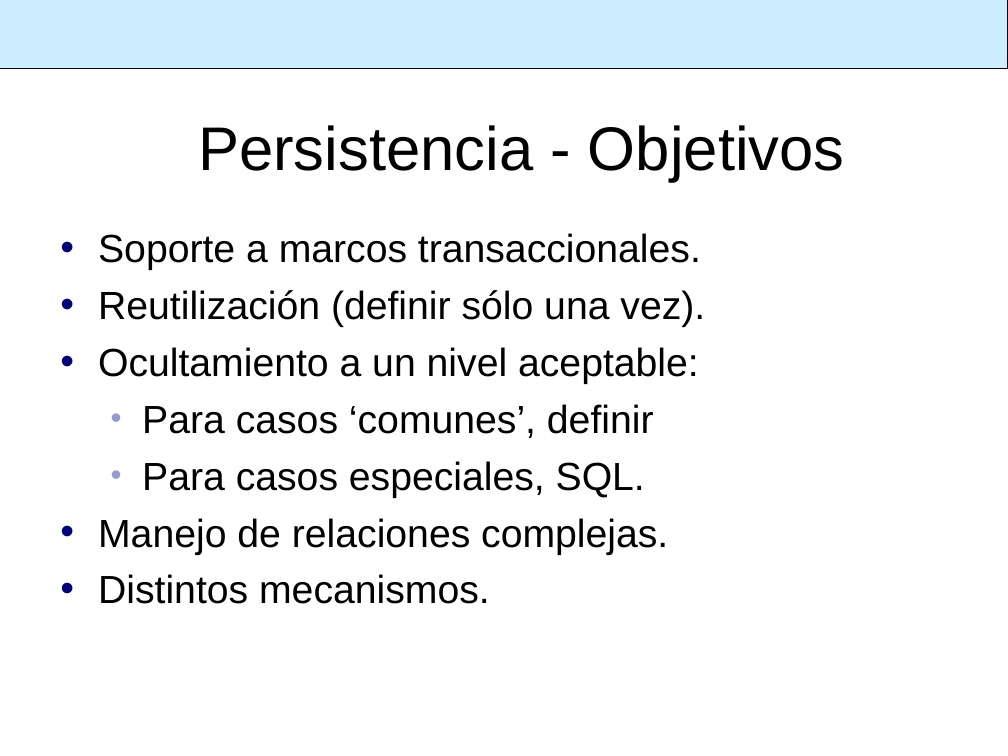
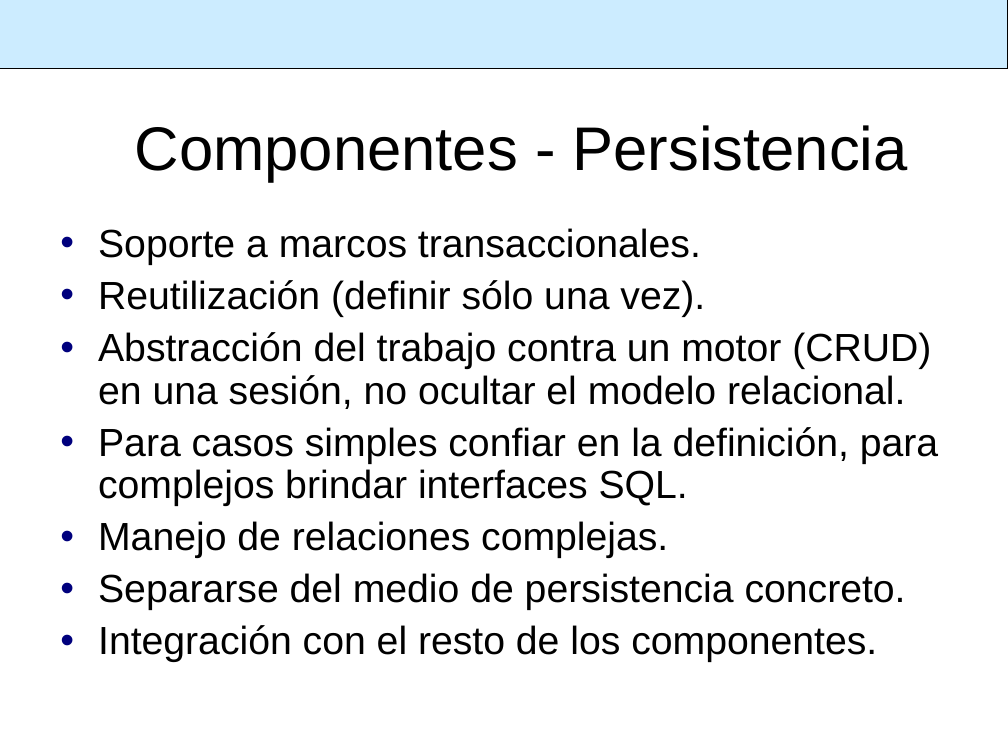
Before and after one commit to SIU-Toba/framework, a slide deck: slide 12 of doc/presentacion/1er Comite Usuarios.ppt (slide 6 before the commit). Drawn at 1008x756 pixels with LibreOffice and Linux fonts; fonts in the diff are those of the drawing; background and template pictures are left out. Boxes give left, top, right and bottom in pixels: in the first picture for what was removed or moved away, otherwise in the second. Text is boxed around its words. In the diff, an @@ line names an element or a change of style, - is before the commit and + after.

Commit message:
Presentación para el comite

```diff
--- a/doc/presentacion/1er Comite Usuarios.ppt
+++ b/doc/presentacion/1er Comite Usuarios.ppt
@@ title at (135,125,908,182): text changed @@
-Persistencia - Objetivos
+Componentes - Persistencia
@@ text at (98,228,705,558): line spacing 1 to 0.9 @@
@@ text at (98,332,938,506): text changed @@
-• Ocultamiento a un nivel aceptable:
-  • Para casos ‘comunes’, definir
-  • Para casos especiales, SQL.
+• Abstracción del trabajo contra un motor (CRUD) en una sesión, no ocultar el modelo relacional.
+• Para casos simples confiar en la definición, para complejos brindar interfaces SQL.
@@ text at (98,573,906,662): text changed @@
-• Distintos mecanismos.
+• Separarse del medio de persistencia concreto.
+• Integración con el resto de los componentes.
```
Also in this commit, not shown: 13 other slides changed, 8 slides added, 5 slides removed.
